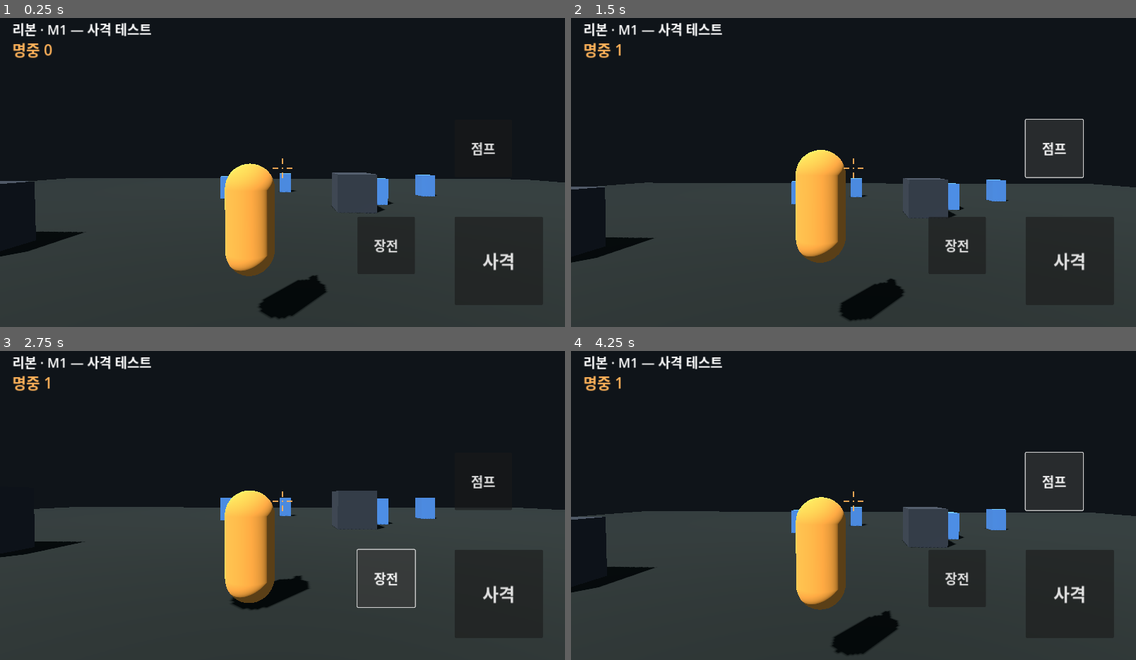
Above: before the commit, frames 1-4 (two rows, left to right).
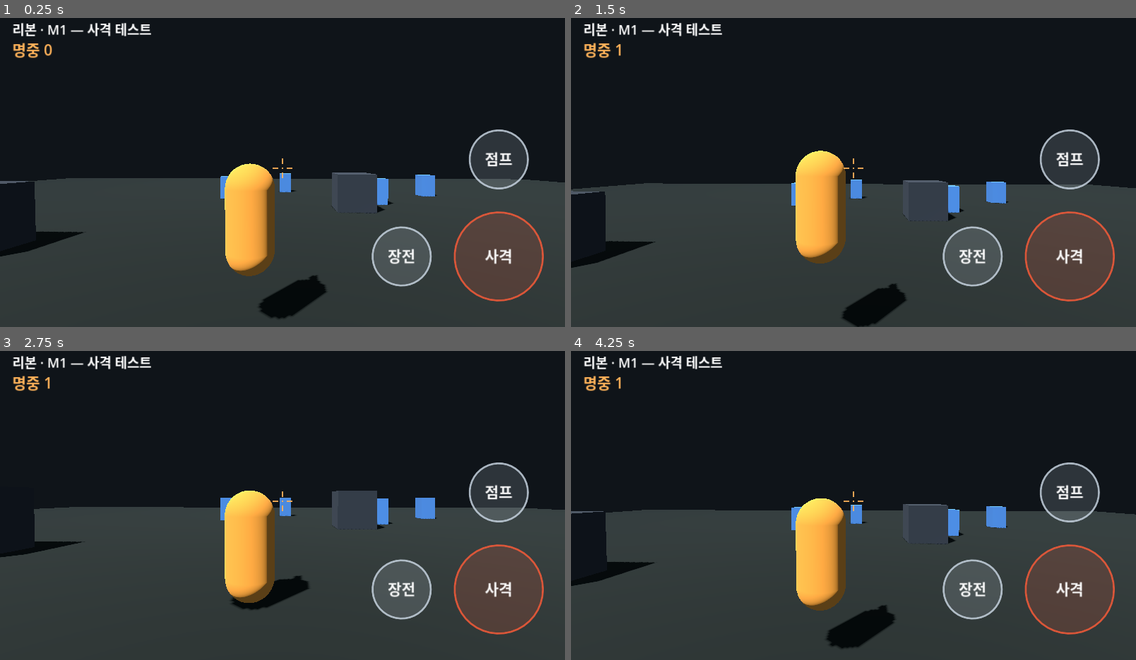
Above: after the commit, the same moments.

Repository: jjongjjongs/Reborn
Game: Godot game, scene res://Main.tscn
Two runs of this game, one before a commit and one after it. Both use one fixed random seed, a clock stepped at 60 frames per second and the inputs below.
Inputs (mouse positions are in pixels of both pictures, inside the frame that each line leads up to):
- Up to frame 1 (0.25 s): no input
- Up to frame 2 (1.5 s): click (1068, 262) at 0.5 s, where only the run before the commit has a clickable "사격"; click (1056, 147) at 1.25 s, where only the run before the commit has a clickable "점프"
- Up to frame 3 (2.75 s): click (384, 579) at 2 s, where only the run before the commit has a clickable "장전"
- Up to frame 4 (4.25 s): click (1068, 595) at 2.75 s, where only the run before the commit has a clickable "사격"; click (1056, 480) at 3.5 s, where only the run before the commit has a clickable "점프"

The runs differ from the first frame. In frame 1, 6.9% of the frame differs, in the area x 65-97%, y 36-92%; in frame 2, 8.5%; in frame 3, 7.0%; in frame 4, 8.9%, in the area x 0-100%, y 32-99%.

Commit message:
M1b: true multi-touch controls (fix simultaneous move/aim/fire/jump)
GUI Buttons collapsed multi-touch into one pointer, so holding move or aim
blocked fire/jump/reload. Replace them with manual hit-tested touch zones in
TouchInput: every finger is assigned a role (move / look / fire-hold / jump /
reload) by its start position and tracked by index, so move + aim + fire can
all happen at once. Buttons are drawn by the input layer; ammo now visibly
depletes so reload is observable. Verified locally (compiles + exports).

Co-Authored-By: Claude Opus 4.8 <noreply@anthropic.com>
Claude-Session: https://claude.ai/code/session_017gCHGQkLFHx2VS6S1QuV14

Diff:
--- a/game/joystick.gd
+++ b/game/joystick.gd
@@ -1,56 +1,117 @@
 class_name TouchInput
 extends Control
-## Unified touch: left half = move joystick, right half = look/aim drag.
-## Uses _unhandled_input so on-screen Buttons (fire/jump/reload) consume their
-## own touches first and never fight movement or aiming. Multi-touch by index.
+## All touch input, drawn + hit-tested manually so every finger is independent
+## (true multi-touch): left = move stick, right open area = look/aim, plus three
+## on-screen action zones (fire=hold, jump, reload). GUI Buttons are NOT used
+## because Godot collapses multi-touch into one pointer for GUI picking.
 
-const RADIUS := 150.0
+const MOVE_RADIUS := 150.0
 const KNOB := 50.0
-const LOOK_SENS := 0.25   # degrees per pixel
+const LOOK_SENS := 0.25
+const R_FIRE := 100.0
+const R_SMALL := 66.0
 
-# move finger
-var _m_active := false
+var _font: Font
+var _touch := {}          # finger index -> role string
 var _m_idx := -1
 var _m_origin := Vector2.ZERO
 var _m_knob := Vector2.ZERO
-# look finger
 var _l_idx := -1
 var _l_last := Vector2.ZERO
 
-func _unhandled_input(event: InputEvent) -> void:
-	var w := get_viewport().get_visible_rect().size.x
+func _ready() -> void:
+	_font = ThemeDB.fallback_font
+
+func _centers() -> Dictionary:
+	var s := get_viewport().get_visible_rect().size
+	return {
+		"fire": Vector2(s.x - 150.0, s.y - 160.0),
+		"jump": Vector2(s.x - 150.0, s.y - 380.0),
+		"reload": Vector2(s.x - 370.0, s.y - 160.0),
+	}
+
+func _role_at(pos: Vector2) -> String:
+	var c := _centers()
+	if pos.distance_to(c["fire"]) <= R_FIRE:
+		return "fire"
+	if pos.distance_to(c["jump"]) <= R_SMALL:
+		return "jump"
+	if pos.distance_to(c["reload"]) <= R_SMALL:
+		return "reload"
+	if pos.x < get_viewport().get_visible_rect().size.x * 0.5:
+		return "move"
+	return "look"
+
+func _has_other(role: String, except_idx: int) -> bool:
+	for k in _touch.keys():
+		if k != except_idx and _touch[k] == role:
+			return true
+	return false
+
+func _input(event: InputEvent) -> void:
 	if event is InputEventScreenTouch:
 		var t := event as InputEventScreenTouch
 		if t.pressed:
-			if t.position.x < w * 0.5 and not _m_active:
-				_m_active = true; _m_idx = t.index
-				_m_origin = t.position; _m_knob = t.position
-				queue_redraw()
-			elif t.position.x >= w * 0.5 and _l_idx == -1:
-				_l_idx = t.index; _l_last = t.position
+			var role := _role_at(t.position)
+			if role == "move":
+				if _m_idx != -1:
+					role = "none"
+				else:
+					_m_idx = t.index; _m_origin = t.position; _m_knob = t.position
+			elif role == "look":
+				if _l_idx != -1:
+					role = "none"
+				else:
+					_l_idx = t.index; _l_last = t.position
+			elif role == "fire":
+				Controls.fire_held = true
+			elif role == "jump":
+				Controls.request_jump()
+			elif role == "reload":
+				Controls.request_reload()
+			_touch[t.index] = role
+			queue_redraw()
 		else:
-			if t.index == _m_idx:
-				_m_active = false; _m_idx = -1
-				Controls.move = Vector2.ZERO
-				queue_redraw()
-			elif t.index == _l_idx:
+			var role: String = _touch.get(t.index, "none")
+			if role == "move" and t.index == _m_idx:
+				_m_idx = -1; Controls.move = Vector2.ZERO
+			elif role == "look" and t.index == _l_idx:
 				_l_idx = -1
+			elif role == "fire":
+				Controls.fire_held = _has_other("fire", t.index)
+			_touch.erase(t.index)
+			queue_redraw()
 	elif event is InputEventScreenDrag:
 		var d := event as InputEventScreenDrag
-		if d.index == _m_idx and _m_active:
+		if d.index == _m_idx:
 			var off: Vector2 = d.position - _m_origin
-			if off.length() > RADIUS:
-				off = off.normalized() * RADIUS
+			if off.length() > MOVE_RADIUS:
+				off = off.normalized() * MOVE_RADIUS
 			_m_knob = _m_origin + off
-			Controls.move = off / RADIUS
+			Controls.move = off / MOVE_RADIUS
 			queue_redraw()
 		elif d.index == _l_idx:
 			Controls.look += (d.position - _l_last) * LOOK_SENS
 			_l_last = d.position
 
+func _active(role: String) -> bool:
+	return _touch.values().has(role)
+
 func _draw() -> void:
-	if not _m_active:
-		return
-	draw_circle(_m_origin, RADIUS, Color(1, 1, 1, 0.06))
-	draw_arc(_m_origin, RADIUS, 0.0, TAU, 48, Color(1.0, 0.61, 0.24, 0.5), 3.0, true)
-	draw_circle(_m_knob, KNOB, Color(1.0, 0.61, 0.24, 0.65))
+	var c := _centers()
+	_draw_btn(c["fire"], R_FIRE, "사격", _active("fire"), Color(1.0, 0.36, 0.22))
+	_draw_btn(c["jump"], R_SMALL, "점프", _active("jump"), Color(0.8, 0.85, 0.9))
+	_draw_btn(c["reload"], R_SMALL, "장전", _active("reload"), Color(0.8, 0.85, 0.9))
+	if _m_idx != -1:
+		draw_circle(_m_origin, MOVE_RADIUS, Color(1, 1, 1, 0.06))
+		draw_arc(_m_origin, MOVE_RADIUS, 0.0, TAU, 48, Color(1.0, 0.61, 0.24, 0.5), 3.0, true)
+		draw_circle(_m_knob, KNOB, Color(1.0, 0.61, 0.24, 0.65))
+
+func _draw_btn(center: Vector2, radius: float, label: String, pressed: bool, tint: Color) -> void:
+	var fill := Color(tint.r, tint.g, tint.b, 0.35 if pressed else 0.16)
+	draw_circle(center, radius, fill)
+	draw_arc(center, radius, 0.0, TAU, 40, Color(tint.r, tint.g, tint.b, 0.8), 3.0, true)
+	var fsize := 34
+	var sz := _font.get_string_size(label, HORIZONTAL_ALIGNMENT_LEFT, -1, fsize)
+	draw_string(_font, center - Vector2(sz.x * 0.5, -fsize * 0.35), label,
+		HORIZONTAL_ALIGNMENT_LEFT, -1, fsize, Color(1, 1, 1, 0.95))
--- a/game/main.gd
+++ b/game/main.gd
@@ -97,19 +97,7 @@
 	_hit_lbl.add_theme_color_override("font_color", Color(1.0, 0.7, 0.35))
 	layer.add_child(_hit_lbl)
 
-	# fire (hold)
-	var fire := _mk_btn("사격", 40, -250, -250, -50, -50)
-	fire.button_down.connect(func() -> void: Controls.fire_held = true)
-	fire.button_up.connect(func() -> void: Controls.fire_held = false)
-	layer.add_child(fire)
-	# jump (above fire)
-	var jump := _mk_btn("점프", 30, -250, -470, -120, -340)
-	jump.pressed.connect(func() -> void: Controls.request_jump())
-	layer.add_child(jump)
-	# reload (left of fire)
-	var reload := _mk_btn("장전", 30, -470, -250, -340, -120)
-	reload.pressed.connect(func() -> void: Controls.request_reload())
-	layer.add_child(reload)
+	# (fire / jump / reload are drawn + handled by TouchInput for true multi-touch)
 	# ammo label (above-left of fire)
 	_ammo_lbl = _mk_label("30 / 30", 36, Vector2.ZERO)
 	_ammo_lbl.anchor_left = 1.0; _ammo_lbl.anchor_right = 1.0
@@ -123,11 +111,3 @@
 	l.add_theme_font_size_override("font_size", size)
 	l.position = pos
 	return l
-
-func _mk_btn(txt: String, fsize: int, ol: float, ot: float, orr: float, ob: float) -> Button:
-	var b := Button.new()
-	b.text = txt
-	b.add_theme_font_size_override("font_size", fsize)
-	b.anchor_left = 1.0; b.anchor_top = 1.0; b.anchor_right = 1.0; b.anchor_bottom = 1.0
-	b.offset_left = ol; b.offset_top = ot; b.offset_right = orr; b.offset_bottom = ob
-	return b
Not shown, changed: game/export_presets.cfg
